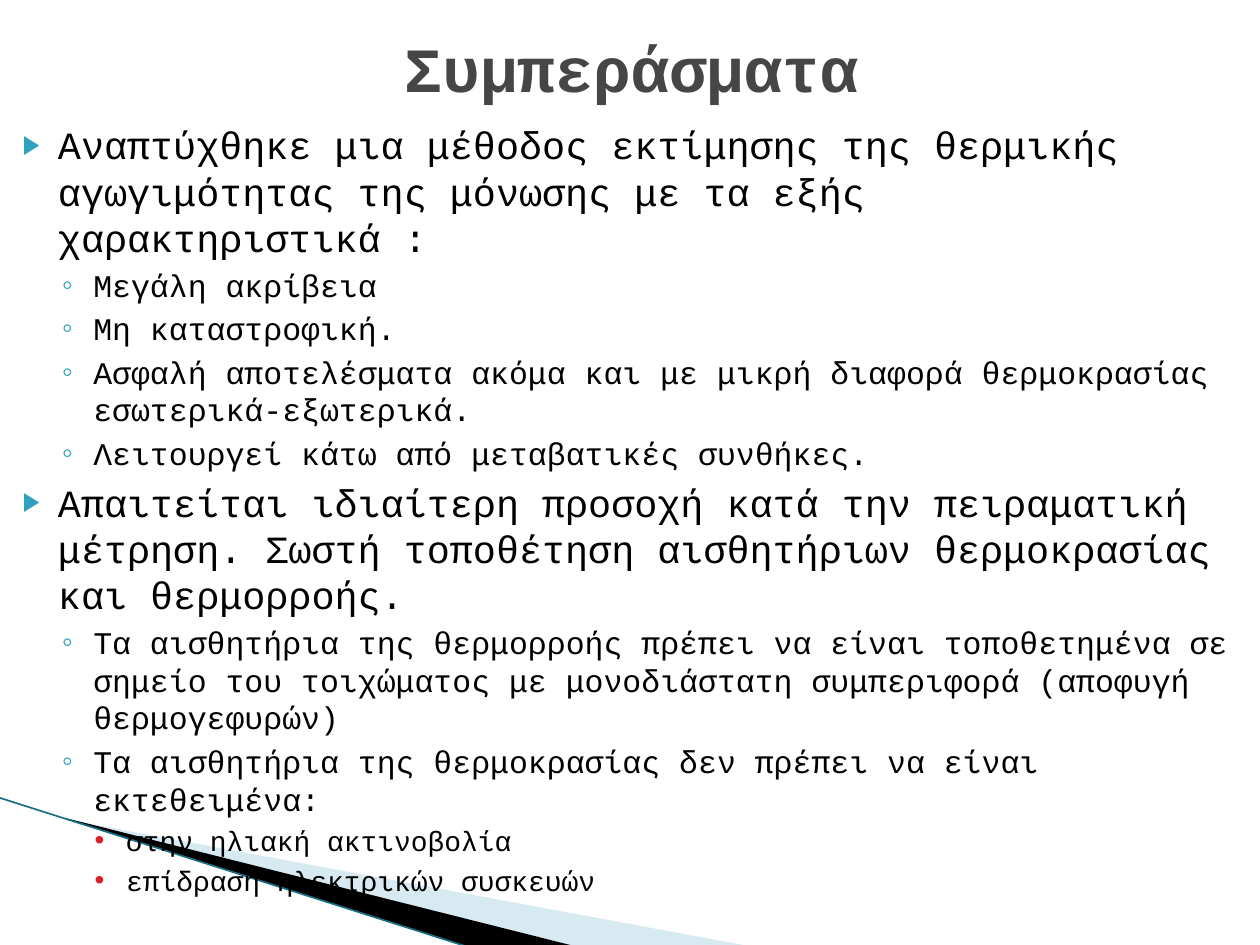
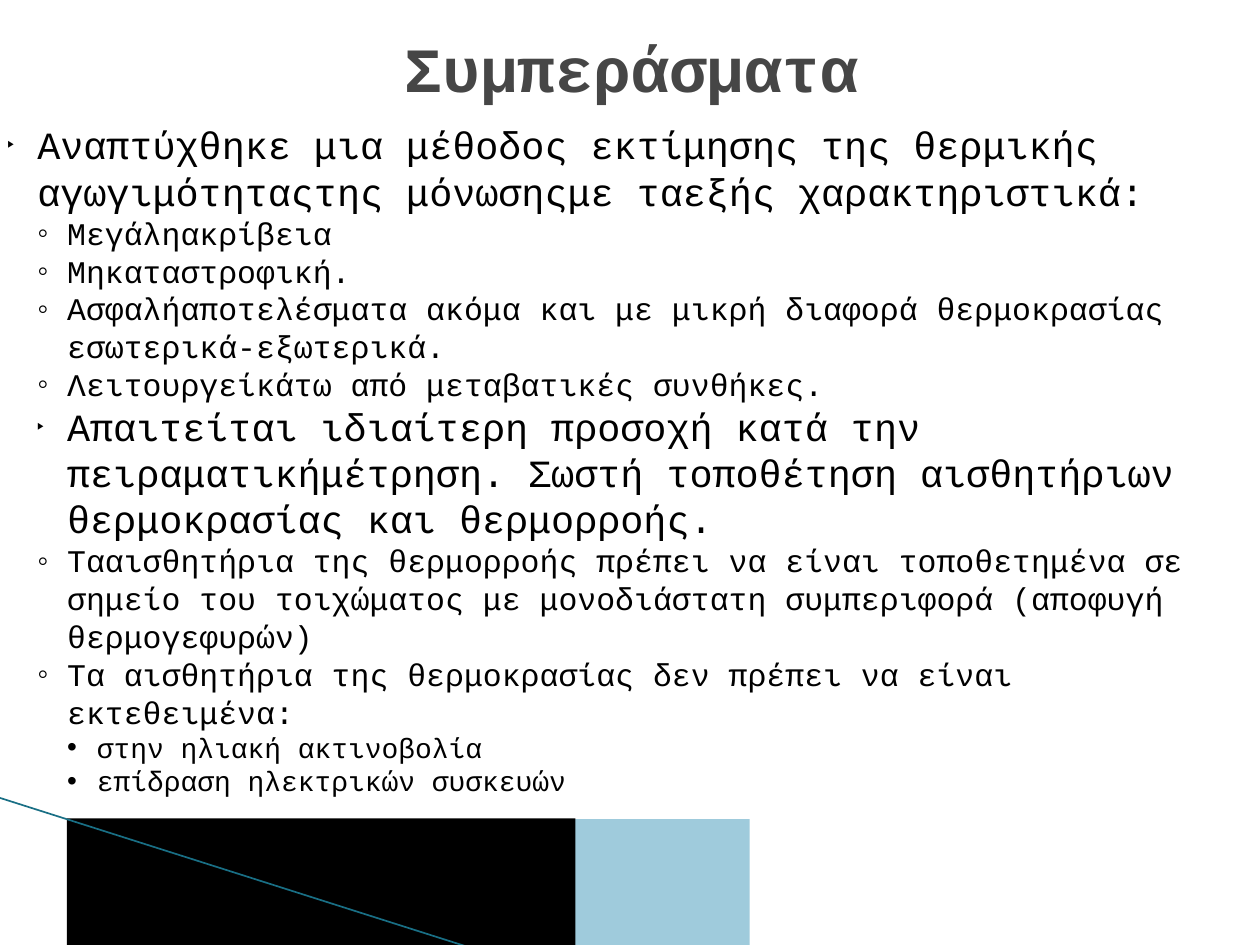
Before and after one commit to DeathNex/bark_GUI, a slide deck: slide 32 of Thesis Documents/Info on bark (chapter 2)/(2) Παρουσίαση πτυχιακής.pptx. Drawn at 1260x945 pixels with LibreOffice and Linux fonts; fonts in the diff are those of the drawing; background and template pictures are left out. Boxes give left, top, right and bottom in pixels: in the first picture for what was removed or moved away, otherwise in the second. Text is boxed around its words. In the diff, an @@ line names an element or a change of style, - is before the commit and + after.

```diff
--- a/Thesis Documents/Info on bark (chapter 2)/(2) Παρουσίαση πτυχιακής.pptx
+++ b/Thesis Documents/Info on bark (chapter 2)/(2) Παρουσίαση πτυχιακής.pptx
@@ text at [37,132,1183,655]: text changed @@
-▶ Αναπτύχθηκε μια μέθοδος εκτίμησης της θερμικής αγωγιμότητας της μόνωσης με τα εξής χαρακτηριστικά :
-  ◦ Μεγάλη ακρίβεια
-  ◦ Μη καταστροφική.
-  ◦ Ασφαλή αποτελέσματα ακόμα και με μικρή διαφορά θερμοκρασίας εσωτερικά-εξωτερικά.
-  ◦ Λειτουργεί κάτω από μεταβατικές συνθήκες.
-  ▶ Απαιτείται ιδιαίτερη προσοχή κατά την πειραματική μέτρηση. Σωστή τοποθέτηση αισθητήριων θερμοκρασίας και θερμορροής.
-  ◦ Τα αισθητήρια της θερμορροής πρέπει να είναι τοποθετημένα σε σημείο του τοιχώματος με μονοδιάστατη συμπεριφορά (αποφυγή θερμογεφυρών)
+▶ Αναπτύχθηκε μια μέθοδος εκτίμησης της θερμικής αγωγιμότηταςτης μόνωσηςμε ταεξής χαρακτηριστικά:
+  ◦ Μεγάληακρίβεια
+  ◦ Μηκαταστροφική.
+  ◦ Ασφαλήαποτελέσματα ακόμα και με μικρή διαφορά θερμοκρασίας εσωτερικά-εξωτερικά.
+  ◦ Λειτουργείκάτω από μεταβατικές συνθήκες.
+  ▶ Απαιτείται ιδιαίτερη προσοχή κατά την πειραματικήμέτρηση. Σωστή τοποθέτηση αισθητήριων θερμοκρασίας και θερμορροής.
+  ◦ Τααισθητήρια της θερμορροής πρέπει να είναι τοποθετημένα σε σημείο του τοιχώματος με μονοδιάστατη συμπεριφορά (αποφυγή θερμογεφυρών)
@@ text at [67,663,1013,797]: indent changed; less space between paragraphs @@
@@ line (0, 798) - (467, 945): stroke #97C5D8 0.95 pt to #196F85 0.96 pt @@
@@ freeform shape removed at [67,818,576,945] @@
@@ rectangle added at [67,818,576,945], fill #000000 @@
@@ freeform shape removed at [69,819,750,945] @@
@@ rectangle added at [69,819,750,945], fill #9FCBDC @@
```
Also in this commit, not shown: 33 other slides changed, 53 other files.
